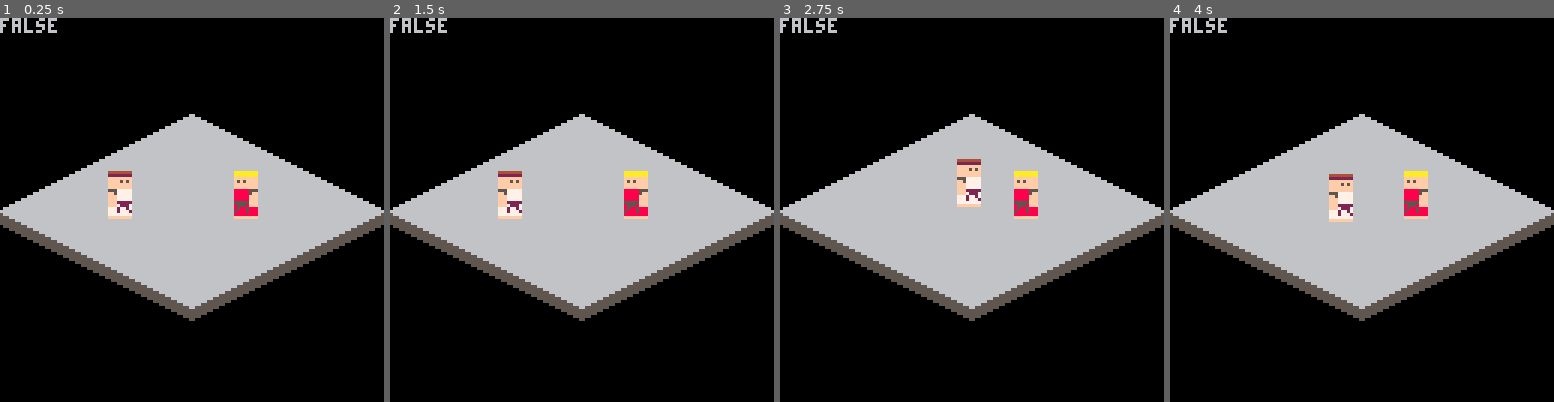
Above: before the commit, frames 1-4 (left to right).
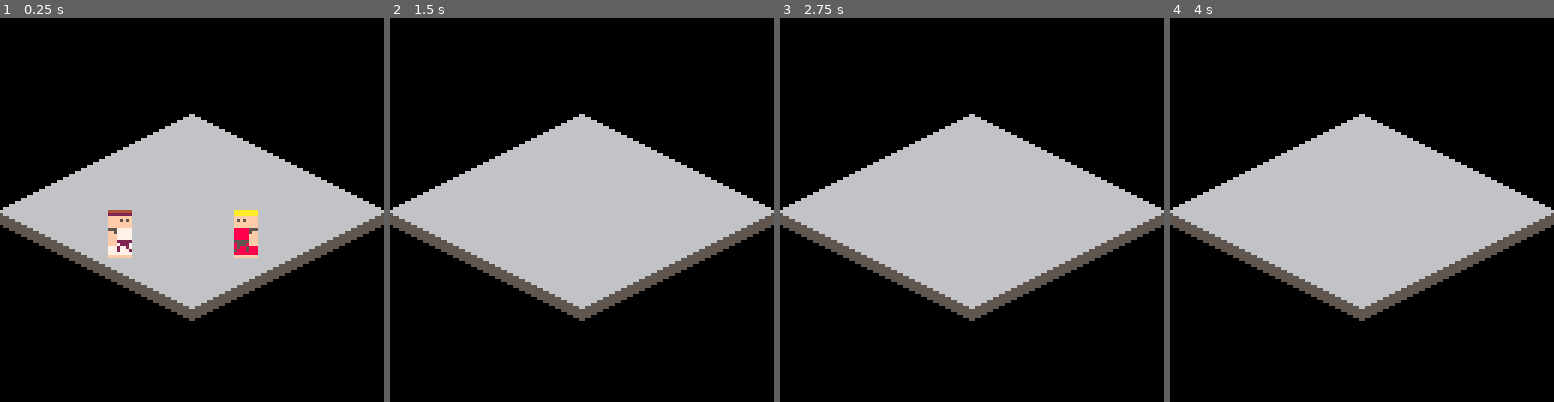
Above: after the commit, the same moments.

Repository: Trifectuh/Fantasy-Console-Projects
Game: PICO-8 cartridge isofight.p8
Same seed, same stepped clock (60 frames per second), same inputs: the game is played once before the commit and once after it.
Inputs:
- Up to frame 1 (0.25 s): no input
- Up to frame 2 (1.5 s): tap X (X key) at 0.33, 1.07 s; tap O (Z key) at 0.7 s
- Up to frame 3 (2.75 s): hold Right 1.6-2.1 s; tap O (Z key) at 1.7, 2.1, 2.5 s; tap X (X key) at 1.85 s; hold Up 2.15-2.42 s; hold Right from 2.47 s (still down)
- Up to frame 4 (4 s): tap O (Z key) at 2.9, 3.3, 3.7 s; tap X (X key) at 2.97 s; release Right at 3.03 s; hold Left 3.08-3.58 s; hold Down 3.63-3.97 s

The runs differ from the first frame. In frame 1, 3.0% of the frame differs, in the area x 0-68%, y 0-63%; in frame 2, 1.8%; in frame 3, 1.8%; in frame 4, 1.8%.

Commit message:
draw order and cleanup

Diff:
--- a/isofight.p8
+++ b/isofight.p8
@@ -29,33 +29,49 @@
 
 function _draw()
 	cls()
-	tilemap()
-	drawchars()
-
- print(p[1].falling)
-end
-
-function drawchars()
+	drawallinorder()
+end
+
+function drawallinorder()
 	if p[1].y>p[2].y then
-	 	spr(p[2].sprnum,p[2].x,
-	 	p[2].y,1,2,p[2].drc)
-	 	spr(p[1].sprnum,p[1].x,
-	 	p[1].y,1,2,p[1].drc) end
+		tilemap()
+	 drawchar(2)
+	 drawchar(1) end
 	if p[1].y<=p[2].y then
-	 	spr(p[1].sprnum,p[1].x,
-	 	p[1].y,1,2,p[1].drc)
-	 	spr(p[2].sprnum,p[2].x,
-	 	p[2].y,1,2,p[2].drc) end
+		tilemap()
+	 drawchar(1)
+	 drawchar(2) end
+	if fellofftop(1) then
+		drawchar(1)
+		tilemap()
+		drawchar(2) end
+	if fellofftop(2) then
+		drawchar(2)
+		tilemap()
+		drawchar(1) end
+end
+
+function drawchar(num)
+	spr(p[num].sprnum,p[num].x,
+	 	p[num].y,1,2,p[num].drc)
 end
 
 function fall(c)
  clr=6
  if pget(c.x-1,c.y+17)!=clr
  and pget(c.x+8,c.y+17)!=clr
-  then c.falling=true
- else c.falling=false end
+  then
+  	if c.felly==nil then
+  		c.felly=c.y end
+  	c.falling=true end
  if c.falling == true then
   c.y+=1 end
+end
+
+function fellofftop(c)
+	if p[c].falling==true
+	and p[c].felly<=48
+		then return true end
 end
 
 function tilemap()
@@ -129,7 +145,6 @@
 end
 
 function atk1(p)
-	print('punching',24,24,8)
 	ctrl=p.id-1
 	--check for btn then atk1
 	if btn(5, ctrl) then
